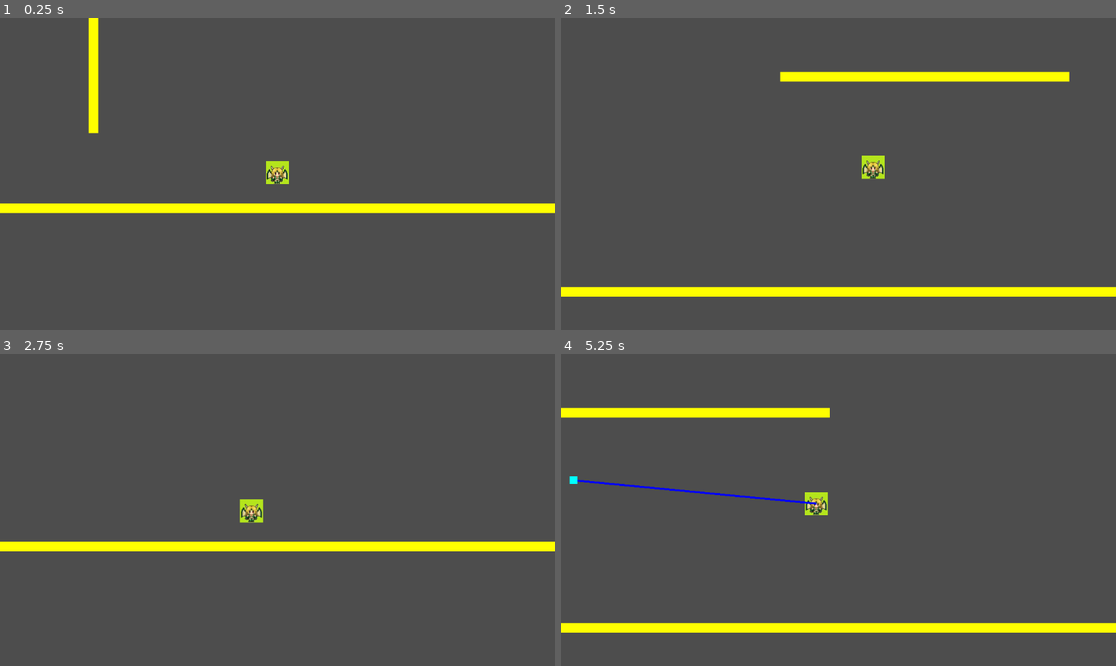
Above: before the commit, frames 1-4 (two rows, left to right).
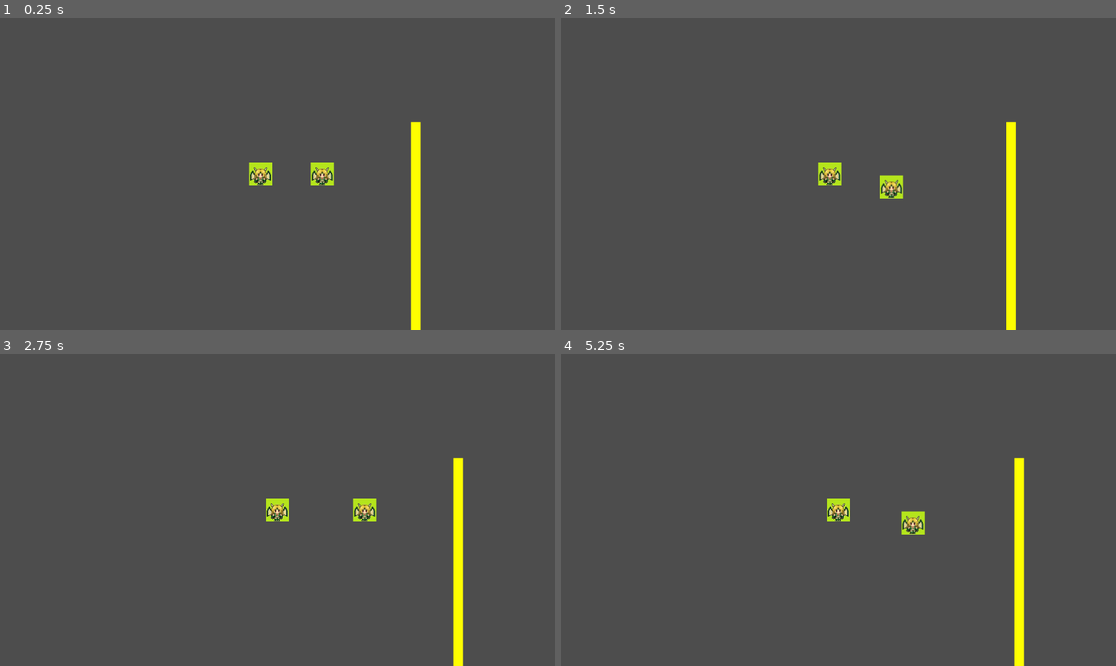
Above: after the commit, the same moments.

Repository: obscurestar/godot_zap
Game: Godot game, scene res://test.tscn
Same seed, same stepped clock (60 frames per second), same inputs: the game is played once before the commit and once after it.
Inputs (mouse positions are in pixels of both pictures, inside the frame that each line leads up to):
- Up to frame 1 (0.25 s): no input
- Up to frame 2 (1.5 s): move the mouse to (960, 158) at 0.52 s; hold Right (ui_right) from 0.53 s (still down); tap . (player2_down, bound only after the commit) at 0.6 s; tap Up (ui_up) at 0.77, 1.07 s; tap L (player2_left, bound only after the commit) at 0.8, 1.35 s; move the mouse to (727, 189) at 1.27 s
- Up to frame 3 (2.75 s): tap Up (ui_up) at 1.52, 1.82 s; tap , (player2_right, bound only after the commit) at 1.55, 2.1 s; move the mouse to (333, 441) at 2.02 s; release Right (ui_right) at 2.03 s; hold Left (ui_left) from 2.03 s (still down); tap P (player2_up, bound only after the commit) at 2.3 s
- Up to frame 4 (5.25 s): move the mouse to (810, 572) at 2.77 s; release Left (ui_left) at 2.78 s; hold Right (ui_right) 2.78-4.28 s; tap P (player2_up, bound only after the commit) at 2.85 s; tap Up (ui_up) at 3.02, 3.05, 3.32, 4.52, 4.82 s; move the mouse to (1005, 556) at 3.52 s; hold Up (ui_up) 3.53-4.28 s; tap . (player2_down, bound only after the commit) at 3.8, 5.1 s; move the mouse to (672, 463) at 4.27 s; hold Left (ui_left) 4.28-5.03 s; click (672, 463) at 4.35 s; tap L (player2_left, bound only after the commit) at 4.55 s; move the mouse to (866, 510) at 5.02 s; hold Right (ui_right) from 5.03 s (still down)

The runs differ from the first frame. In frame 1, 5.8% of the frame differs, in the area x 0-100%, y 0-100%; in frame 2, 6.8%; in frame 3, 5.2%; in frame 4, 7.1%, in the area x 0-100%, y 17-100%.

Commit message:
Added two player, changed project name, changed ui controls, disabled physics and grapple

Diff:
--- a/player.tscn
+++ b/player.tscn
@@ -1,7 +1,8 @@
-[gd_scene load_steps=18 format=3 uid="uid://cnkymdvf1jvvu"]
+[gd_scene load_steps=19 format=3 uid="uid://bbulo0u4io7rw"]
 
-[ext_resource type="Script" path="res://player.gd" id="1_3cqgd"]
+[ext_resource type="Script" path="res://player1.gd" id="1_swrll"]
 [ext_resource type="Texture2D" uid="uid://t1kg4jdqlhki" path="res://res/animations/dragon_girl.png" id="2_rht2r"]
+[ext_resource type="Script" path="res://player2.gd" id="3_sm2vo"]
 
 [sub_resource type="AtlasTexture" id="AtlasTexture_0bybn"]
 atlas = ExtResource("2_rht2r")
@@ -101,31 +102,32 @@
 [sub_resource type="RectangleShape2D" id="RectangleShape2D_ljykm"]
 size = Vector2(16, 16)
 
-[node name="Player" type="CharacterBody2D"]
+[node name="Node" type="Node"]
+
+[node name="Player1" type="CharacterBody2D" parent="."]
 collision_layer = 2
-script = ExtResource("1_3cqgd")
+motion_mode = 1
+script = ExtResource("1_swrll")
 
-[node name="Sprite2D" type="Sprite2D" parent="."]
-
-[node name="AnimatedSprite2D" type="AnimatedSprite2D" parent="."]
+[node name="AnimatedSprite2D" type="AnimatedSprite2D" parent="Player1"]
 sprite_frames = SubResource("SpriteFrames_qhv6n")
 animation = &"parade"
 frame_progress = 0.486381
 
-[node name="CollisionShape2D" type="CollisionShape2D" parent="."]
+[node name="CollisionShape2D" type="CollisionShape2D" parent="Player1"]
 shape = SubResource("RectangleShape2D_30b8p")
 
-[node name="Line2D" type="Line2D" parent="."]
+[node name="Line2D" type="Line2D" parent="Player1"]
 visible = false
 points = PackedVector2Array(0, 0, 0, 0)
 width = 4.0
 default_color = Color(0, 0, 1, 1)
 
-[node name="Hook" type="Area2D" parent="."]
+[node name="Hook" type="Area2D" parent="Player1"]
 visible = false
 top_level = true
 
-[node name="ColorRect" type="ColorRect" parent="Hook"]
+[node name="ColorRect" type="ColorRect" parent="Player1/Hook"]
 offset_left = -8.0
 offset_top = -8.0
 offset_right = 8.0
@@ -133,11 +135,22 @@
 mouse_filter = 2
 color = Color(0, 1, 1, 1)
 
-[node name="CollisionShape2D" type="CollisionShape2D" parent="Hook"]
+[node name="CollisionShape2D" type="CollisionShape2D" parent="Player1/Hook"]
 shape = SubResource("RectangleShape2D_ljykm")
 disabled = true
 
-[node name="Camera2D" type="Camera2D" parent="."]
+[node name="Camera2D" type="Camera2D" parent="Player1"]
 position_smoothing_enabled = true
 
-[connection signal="body_entered" from="Hook" to="." method="_on_hook_body_entered"]
+[node name="Player2" type="CharacterBody2D" parent="."]
+script = ExtResource("3_sm2vo")
+
+[node name="AnimatedSprite2D" type="AnimatedSprite2D" parent="Player2"]
+sprite_frames = SubResource("SpriteFrames_qhv6n")
+animation = &"parade"
+frame_progress = 0.486381
+
+[node name="CollisionShape2D" type="CollisionShape2D" parent="Player2"]
+shape = SubResource("RectangleShape2D_30b8p")
+
+[connection signal="body_entered" from="Player1/Hook" to="Player1" method="_on_hook_body_entered"]
--- a/player.gd
+++ b/player1.gd
@@ -12,6 +12,11 @@
 const MAX_JUMPS := 1
 const ACCELERATION := 1_500.0
 
+@export var move_right_action := "player1_right"
+@export var move_left_action := "player1_left"
+@export var move_down_action := "player1_down"
+@export var move_up_action := "player1_up"
+
 # Get the gravity from the project settings to be synced with RigidBody nodes.
 var gravity: int = ProjectSettings.get_setting("physics/2d/default_gravity")
 
@@ -24,8 +29,18 @@
 @onready var hook_shape := $Hook/CollisionShape2D
 @onready var line := $Line2D
 
+func get_input():
+	var input_direction = Input.get_vector(move_left_action,
+											move_right_action,
+											move_up_action,
+											move_down_action)
+	velocity = input_direction * SPEED
 
 func _physics_process(delta: float) -> void:
+	get_input()
+	move_and_slide()
+
+	"""
 	if is_on_floor():
 		jumps = 0
 
@@ -36,13 +51,13 @@
 				velocity.y += gravity * delta
 
 			# Handle Jump.
-			if Input.is_action_just_pressed("ui_up") and jumps < MAX_JUMPS:
+			if Input.is_action_just_pressed(move_up_action) and jumps < MAX_JUMPS:
 				velocity.y = JUMP_VELOCITY
 				jumps += 1
 
 			# Get the input direction and handle the movement/deceleration.
 			# As good practice, you should replace UI actions with custom gameplay actions.
-			var direction := Input.get_axis("ui_left", "ui_right")
+			var direction := Input.get_axis(move_left_action, move_right_action)
 			velocity.x = move_toward(velocity.x, direction * SPEED, ACCELERATION * delta)
 
 			move_and_slide()
@@ -55,10 +70,10 @@
 				global_position = hook.global_position
 				player_state = PlayerStates.DEFAULT
 				hide_hook()
-			if Input.is_action_pressed("ui_left") or Input.is_action_pressed("ui_right"):
+			if Input.is_action_pressed(move_left_action) or Input.is_action_pressed(move_right_action):
 				player_state = PlayerStates.DEFAULT
 				hook_state = HookStates.RETRACT_TO_PLAYER
-			if Input.is_action_pressed("ui_up"):
+			if Input.is_action_pressed(move_up_action):
 				if jumps < MAX_JUMPS:
 					velocity.y = JUMP_VELOCITY
 					jumps += 1
@@ -78,8 +93,8 @@
 
 	if hook.visible:
 		line.points[1] = to_local(hook.global_position)
-
-
+"""
+"""
 func _unhandled_input(event: InputEvent) -> void:
 	if event.is_action_pressed("click") and hook_state == HookStates.NONE:
 		hook.global_position = global_position
@@ -101,3 +116,4 @@
 	hook.hide()
 	line.hide()
 	hook_shape.set_disabled.call_deferred(true)
+"""
--- /dev/null
+++ b/player2.gd
@@ -0,0 +1,21 @@
+extends CharacterBody2D
+# This is a comment.  Javascript doesn't allow comments.
+
+const SPEED := 400.0
+
+@export var move_right_action := "player2_right"
+@export var move_left_action := "player2_left"
+@export var move_down_action := "player2_down"
+@export var move_up_action := "player2_up"
+
+
+func get_input():
+	var input_direction = Input.get_vector(move_left_action,
+											move_right_action,
+											move_up_action,
+											move_down_action)
+	velocity = input_direction * SPEED
+
+func _physics_process(delta: float) -> void:
+	get_input()
+	move_and_slide()
--- a/project.godot
+++ b/project.godot
@@ -10,7 +10,7 @@
 
 [application]
 
-config/name="2D Grappling Hook"
+config/name="Unnamed Transformation Game"
 run/main_scene="res://test.tscn"
 config/features=PackedStringArray("4.0", "GL Compatibility")
 config/icon="res://icon.png"
@@ -27,6 +27,46 @@
 "events": [Object(InputEventMouseButton,"resource_local_to_scene":false,"resource_name":"","device":-1,"window_id":0,"a …(241 unchanged characters)…
 ]
 }
+player1_left={
+"deadzone": 0.5,
+"events": [Object(InputEventKey,"resource_local_to_scene":false,"resource_name":"","device":0,"window_id":0,"alt_pressed":false,"shift_pressed":false,"ctrl_pressed":false,"meta_pressed":false,"pressed":false,"keycode":0,"physical_keycode":65,"key_label":0,"unicode":0,"echo":false,"script":null)
+]
+}
+player1_right={
+"deadzone": 0.5,
+"events": [Object(InputEventKey,"resource_local_to_scene":false,"resource_name":"","device":-1,"window_id":0,"alt_pressed":false,"shift_pressed":false,"ctrl_pressed":false,"meta_pressed":false,"pressed":false,"keycode":0,"physical_keycode":83,"key_label":0,"unicode":115,"echo":false,"script":null)
+]
+}
+player1_up={
+"deadzone": 0.5,
+"events": [Object(InputEventKey,"resource_local_to_scene":false,"resource_name":"","device":0,"window_id":0,"alt_pressed":false,"shift_pressed":false,"ctrl_pressed":false,"meta_pressed":false,"pressed":false,"keycode":0,"physical_keycode":87,"key_label":0,"unicode":0,"echo":false,"script":null)
+]
+}
+player1_down={
+"deadzone": 0.5,
+"events": [Object(InputEventKey,"resource_local_to_scene":false,"resource_name":"","device":0,"window_id":0,"alt_pressed":false,"shift_pressed":false,"ctrl_pressed":false,"meta_pressed":false,"pressed":false,"keycode":0,"physical_keycode":90,"key_label":0,"unicode":0,"echo":false,"script":null)
+]
+}
+player2_left={
+"deadzone": 0.5,
+"events": [Object(InputEventKey,"resource_local_to_scene":false,"resource_name":"","device":0,"window_id":0,"alt_pressed":false,"shift_pressed":false,"ctrl_pressed":false,"meta_pressed":false,"pressed":false,"keycode":0,"physical_keycode":76,"key_label":0,"unicode":0,"echo":false,"script":null)
+]
+}
+player2_right={
+"deadzone": 0.5,
+"events": [Object(InputEventKey,"resource_local_to_scene":false,"resource_name":"","device":-1,"window_id":0,"alt_pressed":false,"shift_pressed":false,"ctrl_pressed":false,"meta_pressed":false,"pressed":false,"keycode":0,"physical_keycode":59,"key_label":0,"unicode":59,"echo":false,"script":null)
+]
+}
+player2_up={
+"deadzone": 0.5,
+"events": [Object(InputEventKey,"resource_local_to_scene":false,"resource_name":"","device":0,"window_id":0,"alt_pressed":false,"shift_pressed":false,"ctrl_pressed":false,"meta_pressed":false,"pressed":false,"keycode":0,"physical_keycode":80,"key_label":0,"unicode":0,"echo":false,"script":null)
+]
+}
+player2_down={
+"deadzone": 0.5,
+"events": [Object(InputEventKey,"resource_local_to_scene":false,"resource_name":"","device":0,"window_id":0,"alt_pressed":false,"shift_pressed":false,"ctrl_pressed":false,"meta_pressed":false,"pressed":false,"keycode":0,"physical_keycode":46,"key_label":0,"unicode":0,"echo":false,"script":null)
+]
+}
 
 [layer_names]
 
